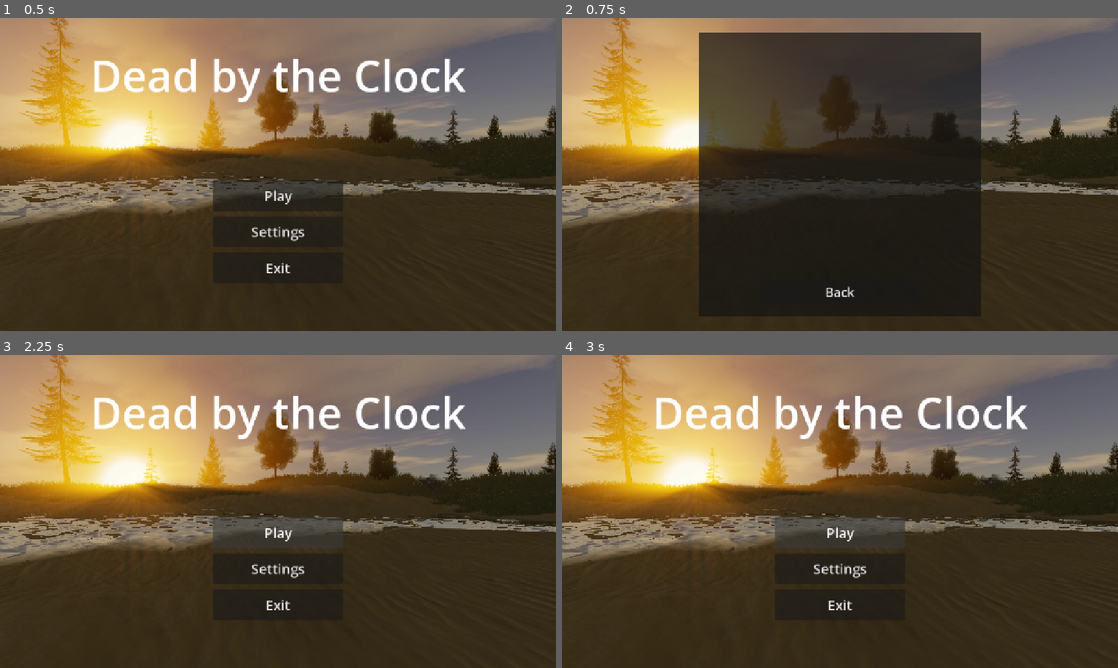
Above: before the commit, frames 1-4 (two rows, left to right).
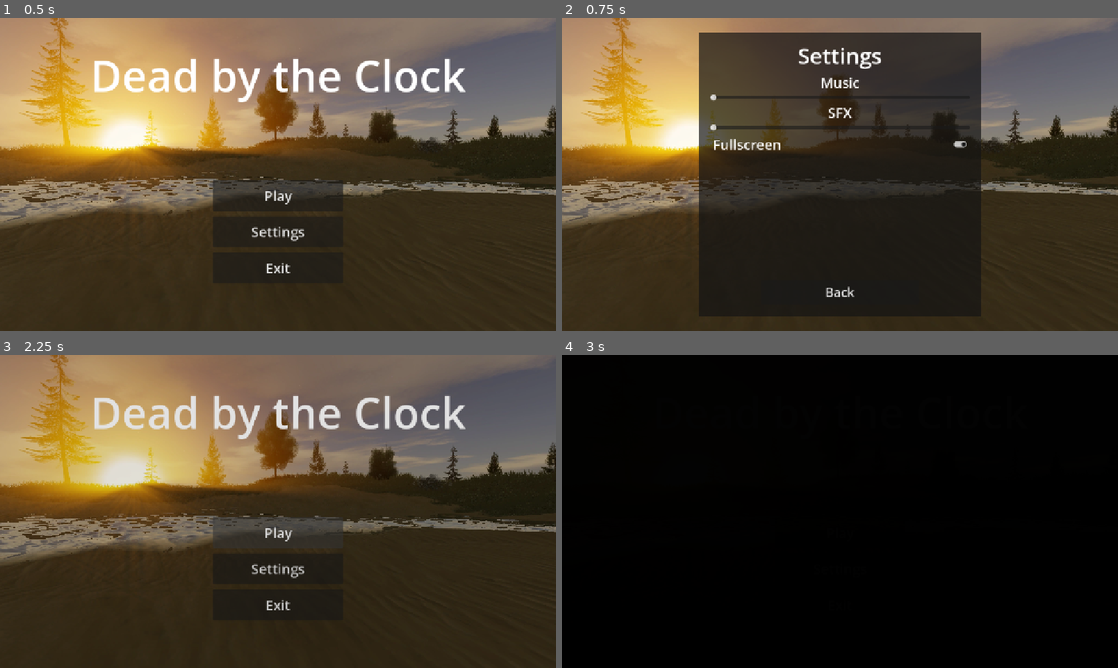
Above: after the commit, the same moments.

Repository: Akiostentar/Dead-by-the-Clock
Game: Godot game, scene res://Scenes/MainMenu.tscn
The game is run twice, just before and just after one commit, with the same random seed, the same clock (stepped at 60 frames per second) and the same inputs. The project has no main scene, so this scene is started directly. The engine's default icon, where the game draws it, is replaced by a stand-in: a white triangle on a blue panel in a dark square.
Inputs:
- Up to frame 1 (0.5 s): no input
- Up to frame 2 (0.75 s): click "Settings" at 0.5 s
- Up to frame 3 (2.25 s): click "Back" at 1.25 s; click "Play" at 2 s
- Up to frame 4 (3 s): click "Play" at 2.75 s

Frame 1 is identical in both runs. In frame 2, 1.3% of the frame differs, in the area x 26-73%, y 9-43%; in frame 3, 10%; in frame 4, 100%, in the area x 0-100%, y 0-100%.

Commit message:
feat: add loading screen, connect start to test level, add settings

Diff:
--- /dev/null
+++ b/Scenes/LoadingScreen.tscn
@@ -0,0 +1,57 @@
+[gd_scene format=3 uid="uid://chgdopktb0d2w"]
+
+[ext_resource type="Script" uid="uid://yr63ljw8kq08" path="res://Scripts/loading_screen.gd" id="1_qregr"]
+
+[sub_resource type="Animation" id="Animation_kstye"]
+resource_name = "FadeOut"
+tracks/0/type = "value"
+tracks/0/imported = false
+tracks/0/enabled = true
+tracks/0/path = NodePath("FadeScreen:modulate")
+tracks/0/interp = 2
+tracks/0/loop_wrap = true
+tracks/0/keys = {
+"times": PackedFloat32Array(-0.03333333, 1),
+"transitions": PackedFloat32Array(1, 1),
+"update": 0,
+"values": [Color(1, 1, 1, 0), Color(1, 1, 1, 1)]
+}
+
+[sub_resource type="Animation" id="Animation_kddo8"]
+length = 0.001
+tracks/0/type = "value"
+tracks/0/imported = false
+tracks/0/enabled = true
+tracks/0/path = NodePath("FadeScreen:modulate")
+tracks/0/interp = 1
+tracks/0/loop_wrap = true
+tracks/0/keys = {
+"times": PackedFloat32Array(0),
+"transitions": PackedFloat32Array(1),
+"update": 0,
+"values": [Color(1, 1, 1, 1)]
+}
+
+[sub_resource type="AnimationLibrary" id="AnimationLibrary_xoop3"]
+_data = {
+&"FadeIn": SubResource("Animation_kstye"),
+&"RESET": SubResource("Animation_kddo8")
+}
+
+[node name="LoadingScreen" type="Node2D" unique_id=2017146105 node_paths=PackedStringArray("animation_player")]
+process_mode = 3
+z_index = 4096
+script = ExtResource("1_qregr")
+animation_player = NodePath("AnimationPlayer")
+
+[node name="FadeScreen" type="ColorRect" parent="." unique_id=2124430119]
+z_index = 4096
+offset_left = -69348.93
+offset_top = -40108.0
+offset_right = 70627.93
+offset_bottom = 40831.0
+color = Color(0, 0, 0, 1)
+
+[node name="AnimationPlayer" type="AnimationPlayer" parent="." unique_id=460460859]
+libraries/ = SubResource("AnimationLibrary_xoop3")
+autoplay = &"FadeIn"
--- a/Scenes/MainMenu.tscn
+++ b/Scenes/MainMenu.tscn
@@ -10,6 +10,12 @@
 
 [sub_resource type="StyleBoxFlat" id="StyleBoxFlat_qeq5k"]
 bg_color = Color(0.078431375, 0.078431375, 0.078431375, 0.69803923)
+
+[sub_resource type="LabelSettings" id="LabelSettings_qeq5k"]
+font_size = 50
+
+[sub_resource type="LabelSettings" id="LabelSettings_8saeu"]
+font_size = 32
 
 [node name="Main Menu" type="Control" unique_id=616944649]
 layout_mode = 3
@@ -31,6 +37,7 @@
 expand_mode = 1
 
 [node name="Main" type="Panel" parent="." unique_id=1673070869]
+visible = false
 layout_mode = 1
 anchors_preset = 15
 anchor_right = 1.0
@@ -88,7 +95,6 @@
 horizontal_alignment = 1
 
 [node name="Settings" type="Panel" parent="." unique_id=90005170]
-visible = false
 layout_mode = 1
 anchors_preset = -1
 anchor_left = 0.246
@@ -102,6 +108,57 @@
 grow_horizontal = 2
 grow_vertical = 2
 theme_override_styles/panel = SubResource("StyleBoxFlat_qeq5k")
+
+[node name="Label" type="Label" parent="Settings" unique_id=224359193]
+layout_mode = 1
+anchors_preset = -1
+anchor_left = 0.351
+anchor_top = 0.052
+anchor_right = 0.64900005
+anchor_bottom = 0.133
+offset_left = -0.15000916
+offset_top = -15.903999
+offset_right = 0.14996338
+offset_bottom = 0.28399658
+grow_horizontal = 2
+text = "Settings"
+label_settings = SubResource("LabelSettings_qeq5k")
+
+[node name="VBoxContainer" type="VBoxContainer" parent="Settings" unique_id=2144565290]
+layout_mode = 1
+anchors_preset = -1
+anchor_left = 0.040000003
+anchor_top = 0.141
+anchor_right = 0.96000004
+anchor_bottom = 0.859
+offset_top = 0.06800079
+offset_bottom = -0.067993164
+grow_horizontal = 2
+grow_vertical = 2
+
+[node name="MusicLabel" type="Label" parent="Settings/VBoxContainer" unique_id=1893641025]
+layout_mode = 2
+text = "Music"
+label_settings = SubResource("LabelSettings_8saeu")
+horizontal_alignment = 1
+
+[node name="Music" type="HSlider" parent="Settings/VBoxContainer" unique_id=277884182]
+layout_mode = 2
+
+[node name="SFXLabel" type="Label" parent="Settings/VBoxContainer" unique_id=241135729]
+layout_mode = 2
+text = "SFX"
+label_settings = SubResource("LabelSettings_8saeu")
+horizontal_alignment = 1
+
+[node name="SFX" type="HSlider" parent="Settings/VBoxContainer" unique_id=1098629828]
+layout_mode = 2
+
+[node name="FullscreenToggle" type="CheckButton" parent="Settings/VBoxContainer" unique_id=878012178]
+layout_mode = 2
+theme_override_font_sizes/font_size = 32
+button_pressed = true
+text = "Fullscreen"
 
 [node name="Back" type="Button" parent="Settings" unique_id=1324038584]
 layout_mode = 1
@@ -122,4 +179,5 @@
 [connection signal="pressed" from="Main/Menu Buttons/Play" to="." method="_on_play_pressed"]
 [connection signal="pressed" from="Main/Menu Buttons/Settings" to="." method="_on_settings_pressed"]
 [connection signal="pressed" from="Main/Menu Buttons/Exit" to="." method="_on_exit_pressed"]
+[connection signal="toggled" from="Settings/VBoxContainer/FullscreenToggle" to="." method="_on_fullscreen_toggle_toggled"]
 [connection signal="pressed" from="Settings/Back" to="." method="_on_back_pressed"]
--- a/Scripts/bullet.gd
+++ b/Scripts/bullet.gd
@@ -21,9 +21,9 @@
 		global_position += velocity
 
 
-func set_direction(direction: Vector2):
-	self.direction = direction
-	rotation += direction.angle()
+func set_direction(p_direction: Vector2):
+	self.direction = p_direction
+	rotation += p_direction.angle()
 
 
 func _on_kill_timer_timeout() -> void:
--- /dev/null
+++ b/Scripts/loading_screen.gd
@@ -0,0 +1,22 @@
+extends Node2D
+
+signal loading_screen_ready
+
+@export var animation_player : AnimationPlayer
+var duration = 0
+
+func _ready() -> void:
+	var tw = create_tween().set_ignore_time_scale(true).tween_property(self, "modulate:a", 1, 1)
+	await tw.finished
+	get_tree().paused = true
+	loading_screen_ready.emit()
+
+func _on_progress_changed(_new_value: float) -> void:
+	pass
+
+func _on_load_finished() -> void:
+	await get_tree().create_timer(duration).timeout
+	var tw = create_tween().set_ignore_time_scale(true).tween_property(self, "modulate:a", 0, 1)
+	await tw.finished
+	get_tree().paused = false
+	queue_free()
--- a/Scripts/main_menu.gd
+++ b/Scripts/main_menu.gd
@@ -9,7 +9,7 @@
 
 
 func _on_play_pressed() -> void:
-	pass # Replace with function body.
+	SceneLoader.load_scene("uid://cqjc8fkilwk2g", 1)
 
 
 func _on_settings_pressed() -> void:
@@ -24,3 +24,11 @@
 func _on_back_pressed() -> void:
 	main.visible = true
 	settings.visible = false
+
+
+func _on_fullscreen_toggle_toggled(toggled_on: bool) -> void:
+	print("toggle")
+	if toggled_on:
+		DisplayServer.window_set_mode(DisplayServer.WINDOW_MODE_FULLSCREEN)
+	else:
+		DisplayServer.window_set_mode(DisplayServer.WINDOW_MODE_WINDOWED)
--- a/Scripts/player.gd
+++ b/Scripts/player.gd
@@ -2,6 +2,7 @@
 class_name Player
 
 @export var speed: float = 125
+@export var max_bullets: int = 45
 
 @onready var bullet_spawn: Marker2D = $"Bullet spawn"
 @onready var gun_direction: Marker2D = $"Gun Direction"
@@ -9,8 +10,15 @@
 @onready var animation_player: AnimationPlayer = $AnimationPlayer
 
 const BULLET = preload("uid://cg0gvc8pkicg3")
+var total_magazines
+var current_bullets
 
 signal player_shot(bullet, spawn_position, direction)
+
+func _ready() -> void:
+	current_bullets = max_bullets
+	total_magazines = current_bullets/15
+
 
 func _process(_delta: float) -> void:
 	look_at(get_global_mouse_position())
--- /dev/null
+++ b/Scripts/scene_loader.gd
@@ -0,0 +1,47 @@
+extends Node
+
+signal load_finished
+
+var loading_screen : PackedScene = preload("uid://chgdopktb0d2w")
+var loaded_resource : PackedScene
+var scene_path : String
+var previous_scene_path : String
+var use_sub_threads : bool = true
+var canv_layer : CanvasLayer = CanvasLayer.new()
+
+func _ready() -> void:
+	canv_layer.layer = 6000
+	add_child(canv_layer)
+	process_mode = Node.PROCESS_MODE_ALWAYS
+	set_process(false)
+
+func load_scene(_scene_path: String, slduration: float) -> void:
+	previous_scene_path = scene_path
+	scene_path = _scene_path
+
+	var new_load_screen = loading_screen.instantiate()
+	canv_layer.add_child(new_load_screen)
+	load_finished.connect(new_load_screen._on_load_finished)
+
+	await new_load_screen.loading_screen_ready
+	new_load_screen.duration = slduration
+
+	start_load()
+
+func start_load() -> void:
+	var state = ResourceLoader.load_threaded_request(scene_path, "", use_sub_threads)
+	if state == OK:
+		set_process(true)
+
+func _process(_delta: float) -> void:
+	var load_status = ResourceLoader.load_threaded_get_status(scene_path)
+	match load_status:
+		ResourceLoader.THREAD_LOAD_INVALID_RESOURCE, ResourceLoader.THREAD_LOAD_FAILED:
+			set_process(false)
+		ResourceLoader.THREAD_LOAD_LOADED:
+			loaded_resource = ResourceLoader.load_threaded_get(scene_path)
+			get_tree().change_scene_to_packed(loaded_resource)
+			load_finished.emit()
+
+func get_previous_scene_path() -> String:
+	return previous_scene_path
--- a/project.godot
+++ b/project.godot
@@ -14,10 +14,15 @@
 config/features=PackedStringArray("4.7", "GL Compatibility")
 config/icon="res://icon.svg"
 
+[autoload]
+
+SceneLoader="*uid://bnl2gkf3vn3ba"
+
 [display]
 
 window/size/viewport_width=1280
 window/size/viewport_height=720
+window/size/mode=3
 window/stretch/mode="canvas_items"
 window/stretch/aspect="expand"
 
Not shown: 1 places in Scenes/Player.tscn that only renumber resources
Not shown, added: Scripts/loading_screen.gd.uid
Not shown, added: Scripts/scene_loader.gd.uid
